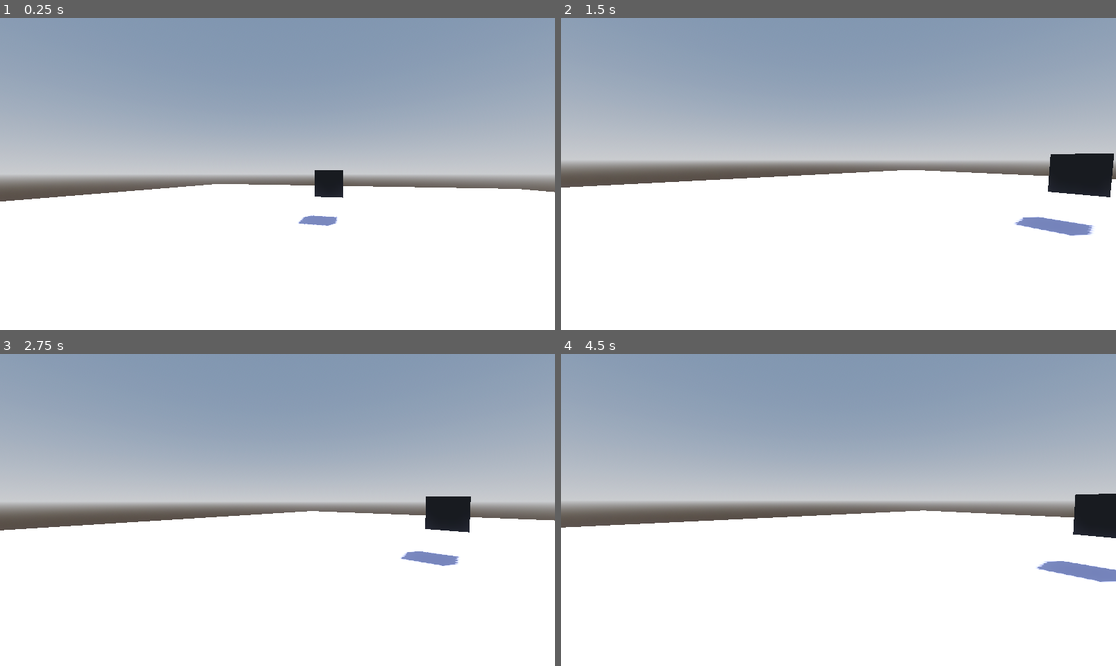
Above: before the commit, frames 1-4 (two rows, left to right).
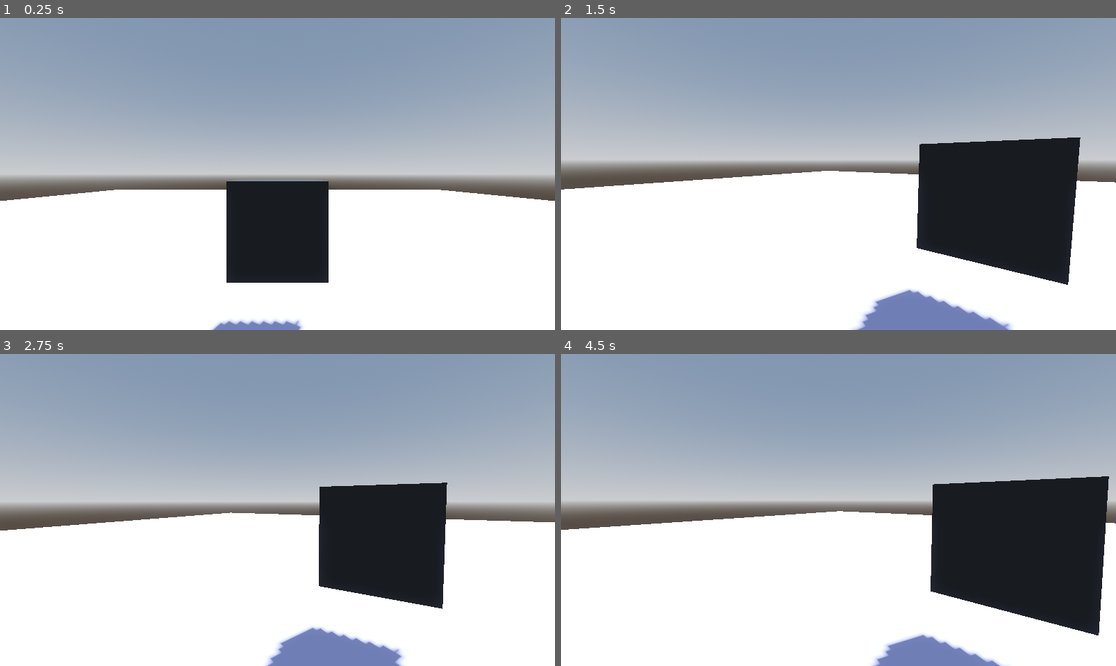
Above: after the commit, the same moments.

Repository: JoJonatasCoelho/Like-it
Game: Godot game, scene res://Scenes/test.tscn
Two runs of this game, one before a commit and one after it. Both use one fixed random seed, a clock stepped at 60 frames per second and the inputs below.
Inputs (mouse positions are in pixels of both pictures, inside the frame that each line leads up to):
- Up to frame 1 (0.25 s): no input
- Up to frame 2 (1.5 s): tap Enter (ui_accept) at 0.5, 0.77, 1.25 s; move the mouse to (960, 158) at 0.52 s; hold Right (ui_right) 0.53-1.28 s; hold E (interact, bound only after the commit) 0.53-1.28 s; click (960, 158) at 0.67 s; move the mouse to (810, 174) at 1.27 s; hold Up (ui_up) from 1.28 s (still down); tap F (freefly) at 1.35 s
- Up to frame 3 (2.75 s): keep holding Up (ui_up); tap Enter (ui_accept) at 1.52, 2 s; tap E (interact, bound only after the commit) at 1.55 s; move the mouse to (288, 503) at 2.02 s; hold E (interact, bound only after the commit) from 2.03 s (still down)
- Up to frame 4 (4.5 s): keep holding Up (ui_up); tap Enter (ui_accept) at 2.75, 3.02, 3.5, 3.77, 4.25 s; move the mouse to (832, 516) at 2.77 s; release E (interact, bound only after the commit) at 2.78 s; tap E (interact, bound only after the commit) at 2.85, 4.35 s; click (832, 516) at 2.92 s; move the mouse to (877, 513) at 3.52 s; hold E (interact, bound only after the commit) 3.53-4.28 s; tap F (freefly) at 3.6 s; move the mouse to (794, 506) at 4.27 s

The runs differ from the first frame. In frame 1, 7.6% of the frame differs, in the area x 0-100%, y 48-100%; in frame 2, 14%; in frame 3, 11%; in frame 4, 15%, in the area x 0-100%, y 39-100%.

Commit message:
feat: Classe genérica para interação com objetos

Diff:
--- a/Scenes/player.tscn
+++ b/Scenes/player.tscn
@@ -1,6 +1,7 @@
-[gd_scene load_steps=5 format=3 uid="uid://ddxaqp2rhgl86"]
+[gd_scene load_steps=6 format=3 uid="uid://ddxaqp2rhgl86"]
 
 [ext_resource type="Script" uid="uid://dm8oagsclqabx" path="res://Addons/proto_controller/proto_controller.gd" id="1_v0iea"]
+[ext_resource type="Script" uid="uid://b2i7v67m6bs16" path="res://Scripts/interaction_component.gd" id="2_cvnsp"]
 
 [sub_resource type="StandardMaterial3D" id="StandardMaterial3D_iof21"]
 albedo_color = Color(0.91806, 0.575202, 0.222449, 1)
@@ -40,3 +41,25 @@
 transform = Transform3D(1, 0, 0, 0, 1, 0, 0, 0, 1, 0, 1.7, 0)
 
 [node name="Camera3D" type="Camera3D" parent="ProtoController/Head"]
+
+[node name="RayCast3D" type="RayCast3D" parent="ProtoController/Head/Camera3D"]
+transform = Transform3D(1, 0, 0, 0, -8.497494e-08, -0.99999994, 0, 1.9439999, -4.3711385e-08, 0, 0, 0)
+collision_mask = 2
+
+[node name="InteractionComponent" type="Node3D" parent="ProtoController/Head/Camera3D"]
+script = ExtResource("2_cvnsp")
+
+[node name="Interaction Label" type="Label" parent="ProtoController/Head"]
+anchors_preset = 8
+anchor_left = 0.5
+anchor_top = 0.5
+anchor_right = 0.5
+anchor_bottom = 0.5
+offset_left = -364.5
+offset_top = -132.5
+offset_right = 364.5
+offset_bottom = 132.5
+grow_horizontal = 2
+grow_vertical = 2
+horizontal_alignment = 1
+vertical_alignment = 1
--- a/Scenes/test.tscn
+++ b/Scenes/test.tscn
@@ -1,5 +1,6 @@
-[gd_scene load_steps=9 format=3 uid="uid://cayayie3dsxmm"]
+[gd_scene load_steps=10 format=3 uid="uid://cayayie3dsxmm"]
 
+[ext_resource type="Script" uid="uid://dhnryqa86w0ub" path="res://Scripts/test_block.gd" id="1_8od7v"]
 [ext_resource type="PackedScene" uid="uid://ddxaqp2rhgl86" path="res://Scenes/player.tscn" id="1_lc1oi"]
 
 [sub_resource type="ProceduralSkyMaterial" id="ProceduralSkyMaterial_lc1oi"]
@@ -43,8 +44,10 @@
 [node name="TestBlock" type="CSGMesh3D" parent="."]
 transform = Transform3D(1, 0, 0, 0, 1, 0, 0, 0, 1, 0, 1.845449, 0)
 use_collision = true
+collision_layer = 3
 mesh = SubResource("BoxMesh_8od7v")
 material = SubResource("StandardMaterial3D_qc4db")
+script = ExtResource("1_8od7v")
 
 [node name="Player" parent="." instance=ExtResource("1_lc1oi")]
-transform = Transform3D(0.9546882, 0, 0.29760805, 0, 1, 0, -0.29760805, 0, 0.9546882, 0.42834222, 0.5, 8.217395)
+transform = Transform3D(1, 0, 0, 0, 1, 0, 0, 0, 1, 0, 1, 2.5)
--- /dev/null
+++ b/Scripts/interactible.gd
@@ -0,0 +1,7 @@
+extends Node3D
+
+class_name Interactable
+
+# Função genérica pra interagir com objetos (sobrescrever)
+func interact(_caller):
+	print("Objeto interagido.")
--- /dev/null
+++ b/Scripts/interaction_component.gd
@@ -0,0 +1,27 @@
+extends Node3D
+
+@onready var interaction_raycast : RayCast3D = $"../RayCast3D"
+@onready var interaction_label : Label = $"../../Interaction Label"
+var interaction_is_reset : bool = true
+
+# Checks if Raycast3D hits something to interact with:
+func _process(_delta):
+	if interaction_raycast.is_colliding():
+		var interactable = interaction_raycast.get_collider()
+		interaction_is_reset = false
+		if interactable != null and interactable.has_method("interact"):
+			interaction_label.text = "Aperte \"E\" para interagir."
+		else:
+			interaction_label.text = "Vish, caiu no else"
+
+	else:
+		if !interaction_is_reset:
+			interaction_label.text = ""
+			interaction_is_reset = true
+
+func _input(event):
+	if event.is_action_pressed("interact"): #Adjust to match your InputMap
+		if interaction_raycast.is_colliding():
+			var interactable = interaction_raycast.get_collider()
+			if interactable.has_method("interact"):
+				interactable.interact(self) # Calls the interact function on what the Raycast is colliding with, passing self.
--- /dev/null
+++ b/Scripts/test_block.gd
@@ -0,0 +1,5 @@
+extends Interactable
+
+func interact(_caller):
+	print("Interagiu com o cubo.")
+	queue_free()
--- a/project.godot
+++ b/project.godot
@@ -46,3 +46,8 @@
 "events": [Object(InputEventKey,"resource_local_to_scene":false,"resource_name":"","device":-1,"window_id":0,"alt_press …(192 unchanged characters)…
 ]
 }
+interact={
+"deadzone": 0.5,
+"events": [Object(InputEventKey,"resource_local_to_scene":false,"resource_name":"","device":-1,"window_id":0,"alt_pressed":false,"shift_pressed":false,"ctrl_pressed":false,"meta_pressed":false,"pressed":false,"keycode":0,"physical_keycode":69,"key_label":0,"unicode":101,"location":0,"echo":false,"script":null)
+]
+}
Not shown, added: Scripts/interactible.gd.uid
Not shown, added: Scripts/interaction_component.gd.uid
Not shown, added: Scripts/test_block.gd.uid
